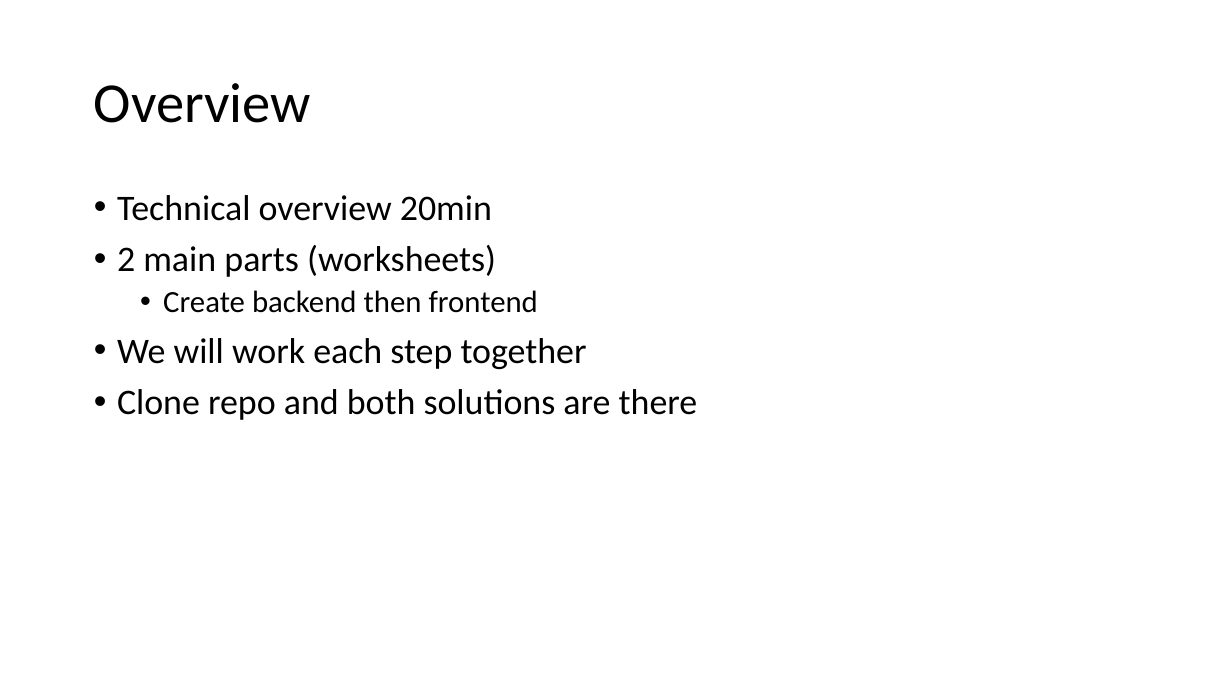
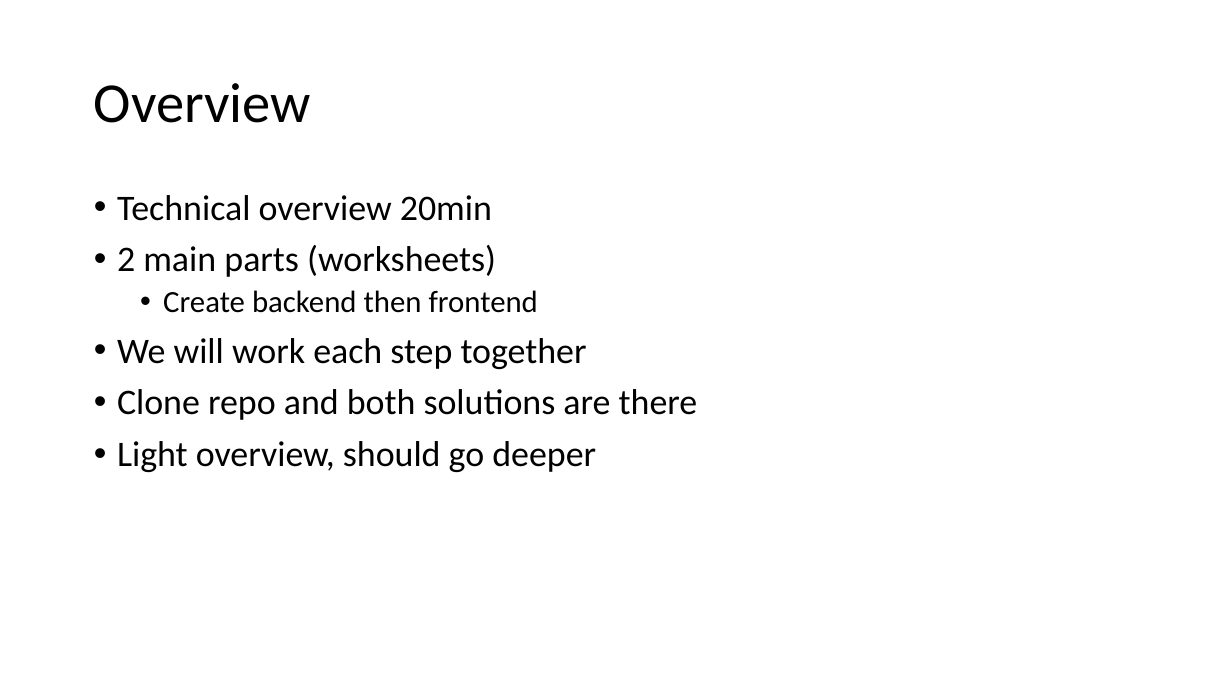
Before and after one commit to usri/ServerlessCloudNativeWorkshop, a slide deck: slide 3 of Creating a serverless cloud native app on Azure.pptx. Drawn at 1232x693 pixels with LibreOffice and Linux fonts; fonts in the diff are those of the drawing. Boxes give left, top, right and bottom in pixels: in the first picture for what was removed or moved away, otherwise in the second. Text is boxed around its words. In the diff, an @@ line names an element or a change of style, - is before the commit and + after.

Commit message:
Updates

```diff
--- a/Creating a serverless cloud native app on Azure.pptx
+++ b/Creating a serverless cloud native app on Azure.pptx
@@ text at (x1=117, y1=441, x2=596, y2=472): paragraph added @@
+• Light overview, should go deeper
```
